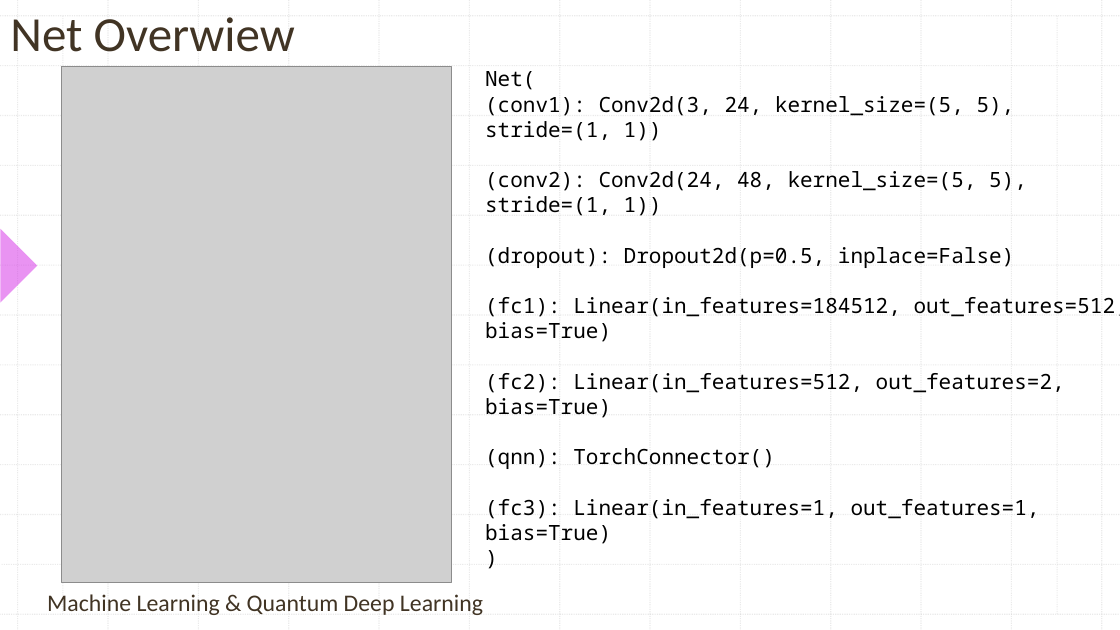
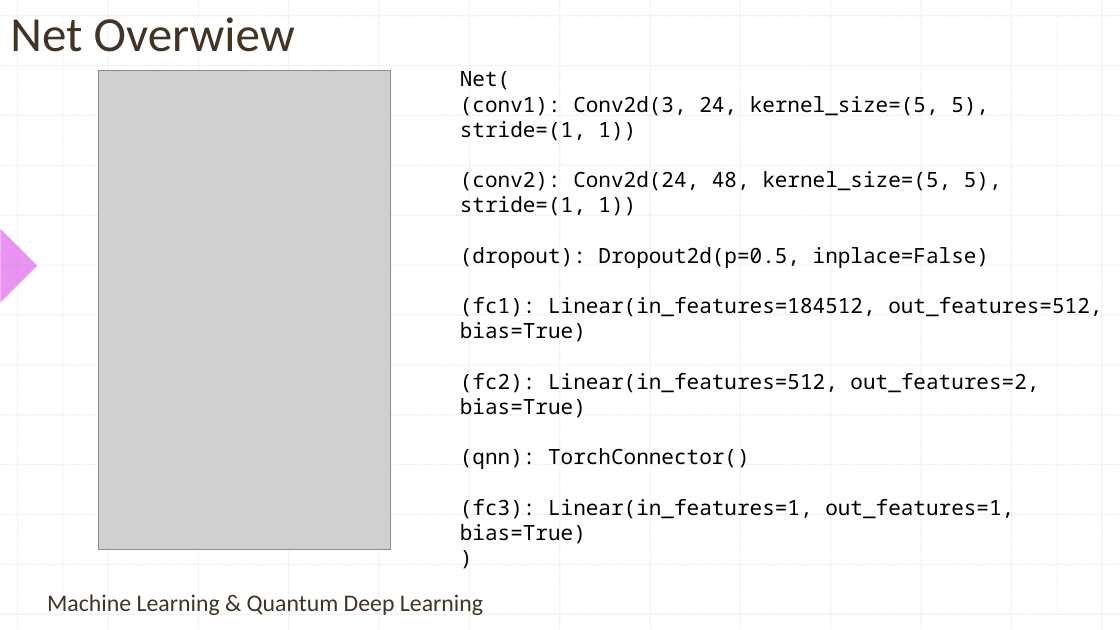
Before and after one commit to contepablod/QCNNCancerBinaryClassifier, a slide deck: slide 10 of QCNNCancerClassifier.pptx (slide 8 before the commit). Drawn at 1120x630 pixels with LibreOffice and Linux fonts; fonts in the diff are those of the drawing; grey boxes stand for pictures. Boxes give left, top, right and bottom in pixels: in the first picture for what was removed or moved away, otherwise in the second. Text is boxed around its words. In the diff, an @@ line names an element or a change of style, - is before the commit and + after.

```diff
--- a/QCNNCancerClassifier.pptx
+++ b/QCNNCancerClassifier.pptx
@@ picture: place and size @@
-picture at [61,66,452,582]
+picture at [98,71,391,549]
@@ text "Net(" rewrapped from [485,71,1120,544] to [460,71,1102,544] @@
```
Also in this commit, not shown: 4 other slides changed, 2 slides added.
